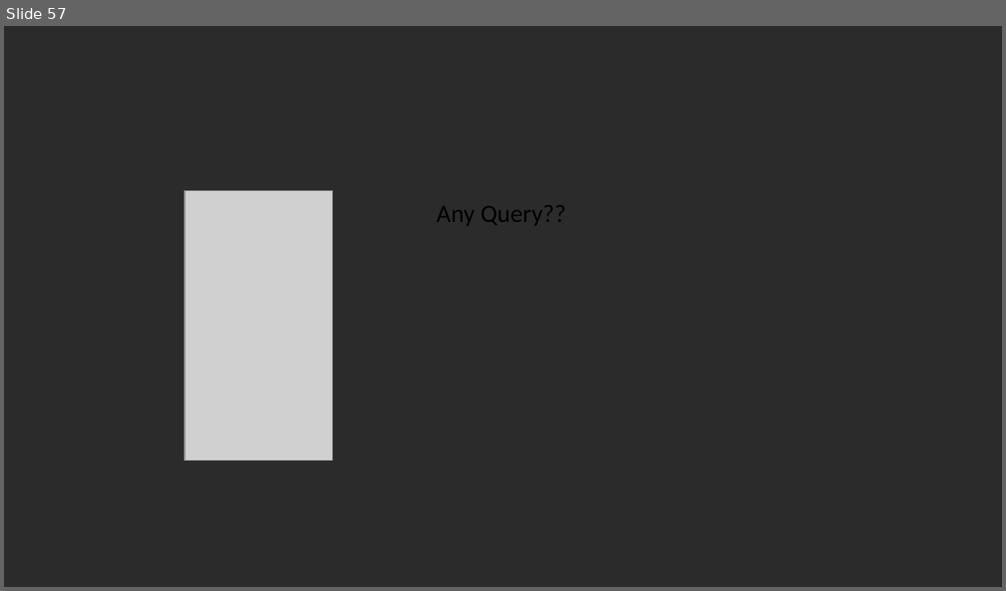
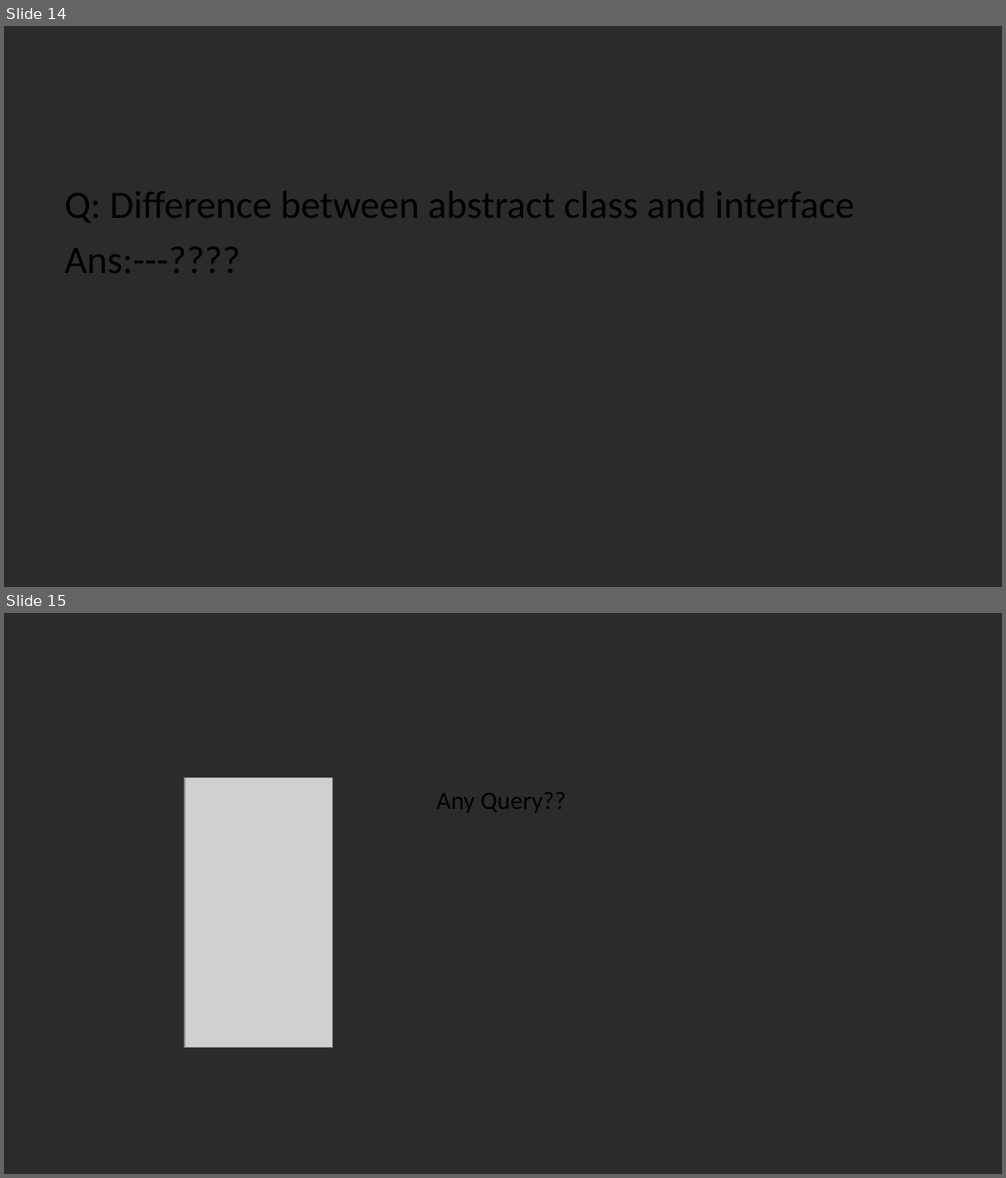
Before and after one commit to vishalamc/CAP615, a slide deck: CAP615-working with arrays and strings.pptx. Shown one above the other, each under a label of ours: slide 57 before the commit, slides 14 and 15 after it. The pictures are 1006x591 and 1006x1178 pixels, drawn with LibreOffice and Linux fonts; fonts in the diff are those of the drawing; grey boxes stand for pictures; background and template pictures are left out; a plain dark background stands for a picture behind light text. Boxes give left, top, right and bottom in pixels: in the first picture for what was removed or moved away, otherwise in the second. Text is boxed around its words. In the diff, an @@ line names an element or a change of style, - is before the commit and + after.

```diff
--- a/CAP615-working with arrays and strings.pptx
+++ b/CAP615-working with arrays and strings.pptx
@@ slide 14 added at bbox=[4, 26, 1002, 587], background picture (left out) @@
@@ text added at bbox=[65, 191, 854, 273], 28 pt, text #000000 @@
+Q: Difference between abstract class and interface
+Ans:---????
@@ what was slide 57 is now slide 15 @@
```
Also in this commit, not shown: 12 other slides added, 55 slides removed.
